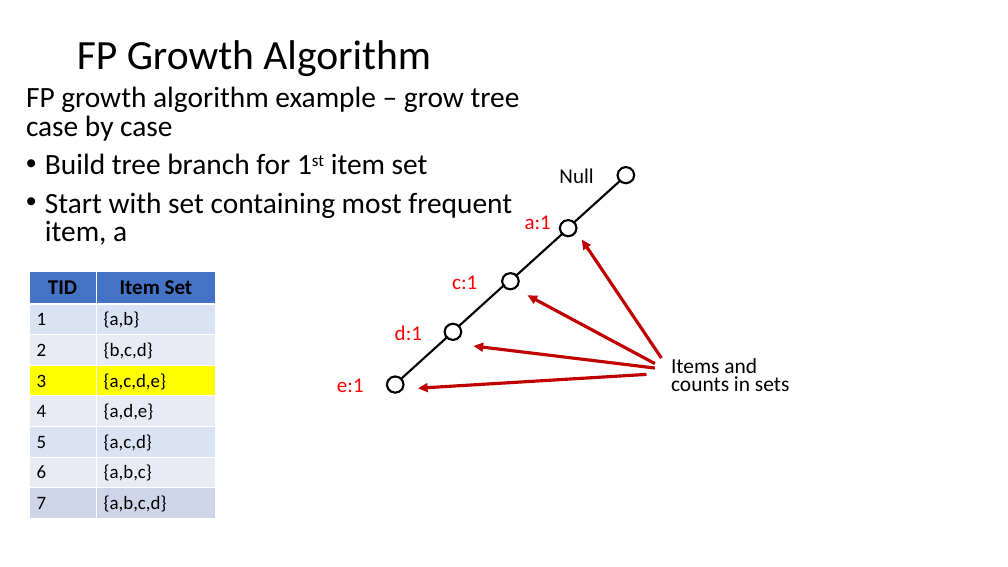
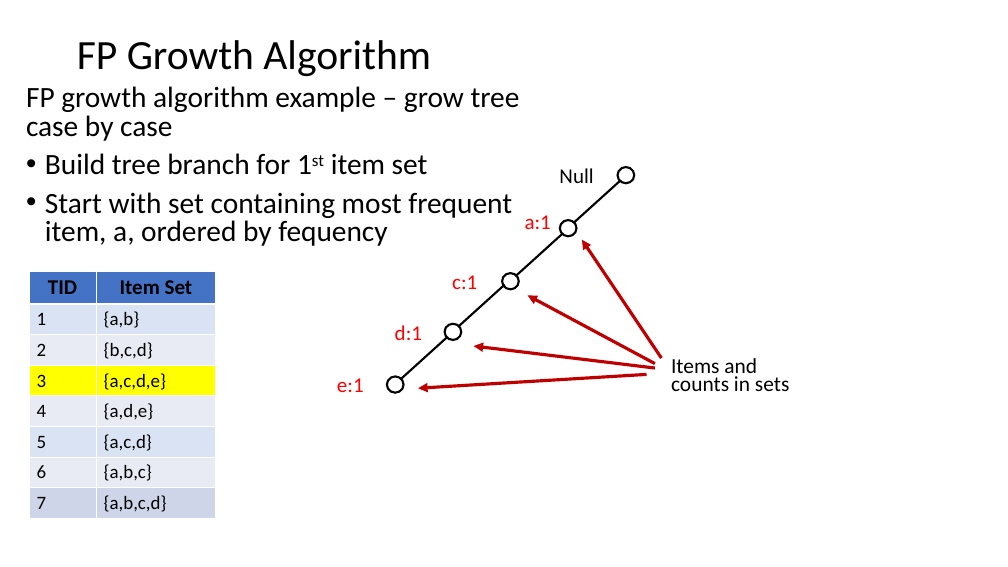
Before and after one commit to StephenElston/CSCI-E-108, a slide deck: slide 41 of slides/13_AssociationsFrequentItems.pptx. Drawn at 1008x567 pixels with LibreOffice and Linux fonts; fonts in the diff are those of the drawing. Boxes give left, top, right and bottom in pixels: in the first picture for what was removed or moved away, otherwise in the second. Text is boxed around its words. In the diff, an @@ line names an element or a change of style, - is before the commit and + after.

```diff
--- a/slides/13_AssociationsFrequentItems.pptx
+++ b/slides/13_AssociationsFrequentItems.pptx
@@ text at [45, 192, 512, 246]: text changed @@
-• Start with set containing most frequent item, a
+• Start with set containing most frequent item, a, ordered by fequency
```
Also in this commit, not shown: 8 other slides changed.
